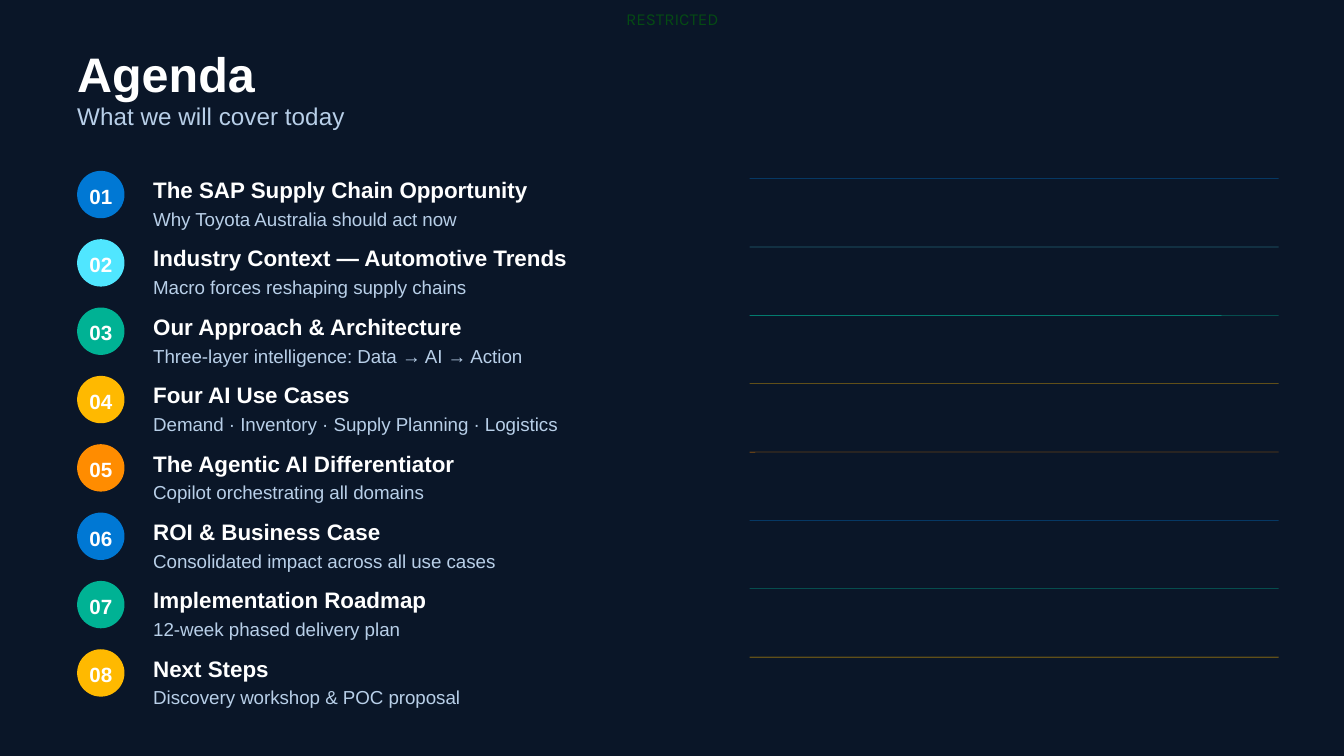
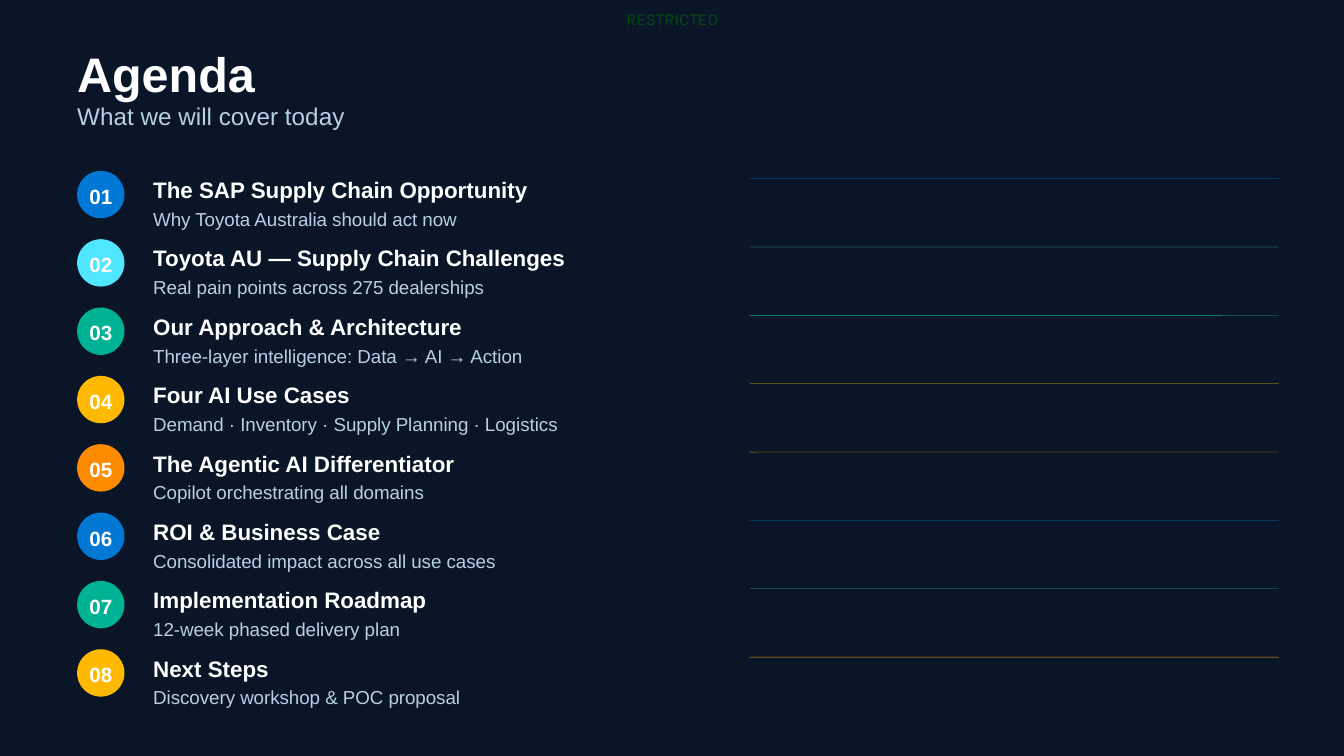
Before and after one commit to bhartiya75/ntt, a slide deck: slide 2 of backend/generated_ppts/NDBS_SAP_Supply_Chain_AI_v2.0.pptx. Drawn at 1344x756 pixels with LibreOffice and Linux fonts; fonts in the diff are those of the drawing; background and template pictures are left out. Boxes give left, top, right and bottom in pixels: in the first picture for what was removed or moved away, otherwise in the second. Text is boxed around its words. In the diff, an @@ line names an element or a change of style, - is before the commit and + after.

```diff
--- a/backend/generated_ppts/NDBS_SAP_Supply_Chain_AI_v2.0.pptx
+++ b/backend/generated_ppts/NDBS_SAP_Supply_Chain_AI_v2.0.pptx
@@ text at <box>153,249,565,271</box>: text changed @@
-Industry Context — Automotive Trends
+Toyota AU — Supply Chain Challenges
@@ text at <box>153,280,484,298</box>: text changed @@
-Macro forces reshaping supply chains
+Real pain points across 275 dealerships
```
Also in this commit, not shown: 1 other slide changed, 2 other files.
